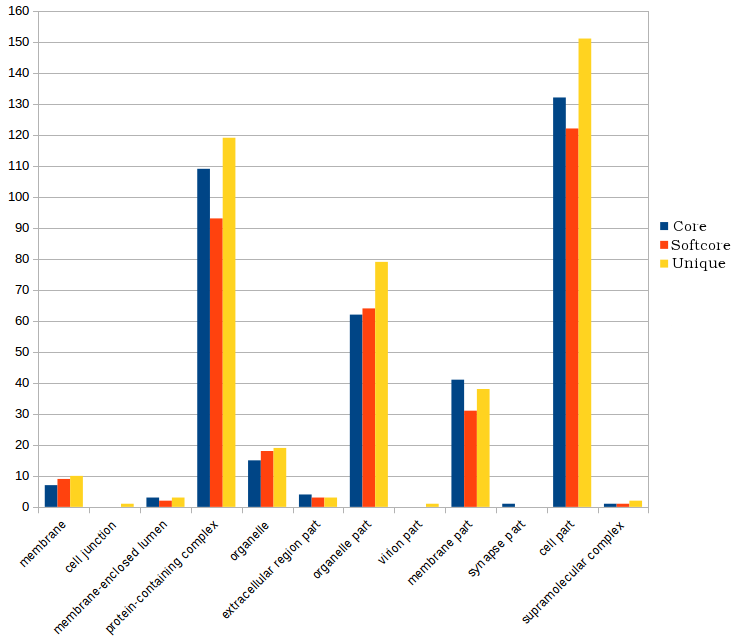
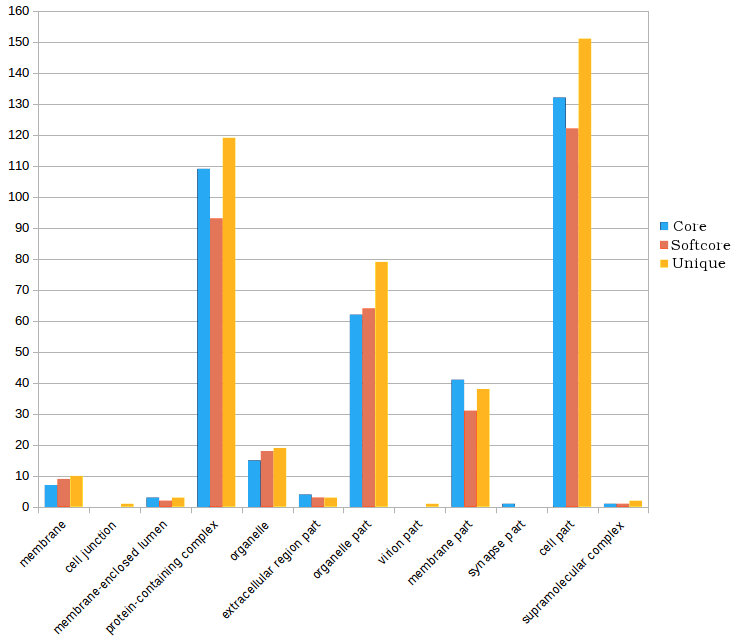
Comparing the layer stacks of the two (732, 644) images. Changes:
removed layer "Pasted Layer" over (661, 222, 668, 267)
painted on "Pan-gosum1-cell-graph.png" over (45, 39, 668, 507)
